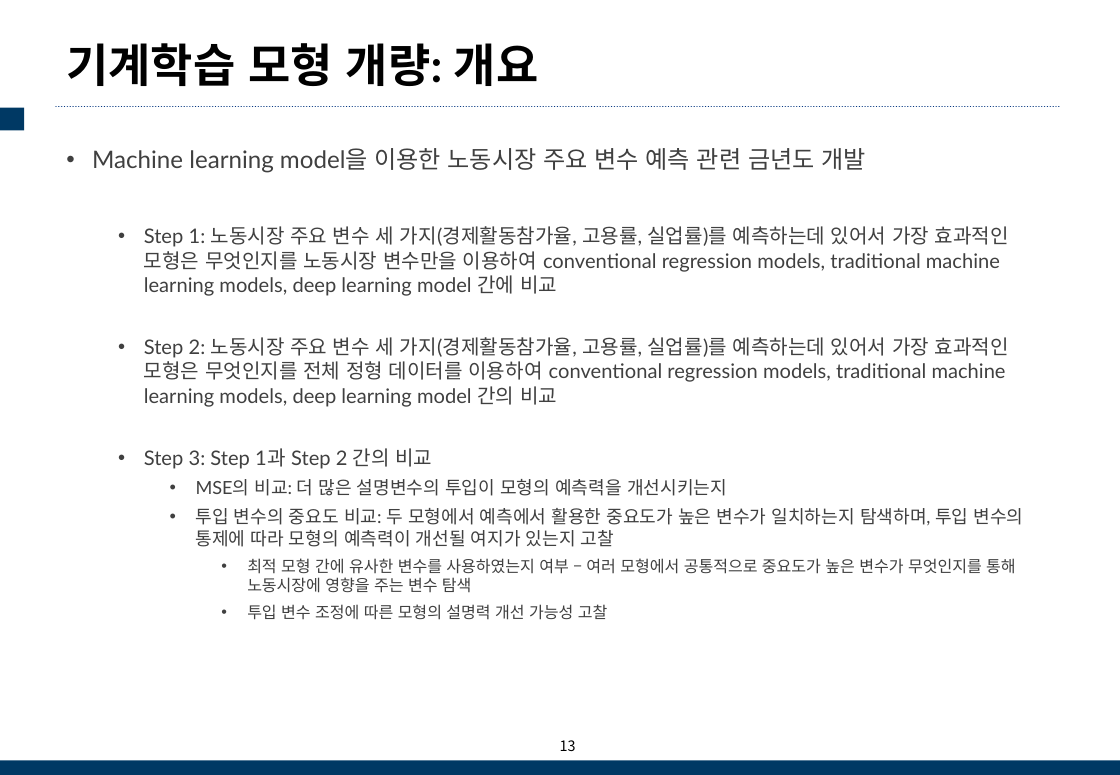
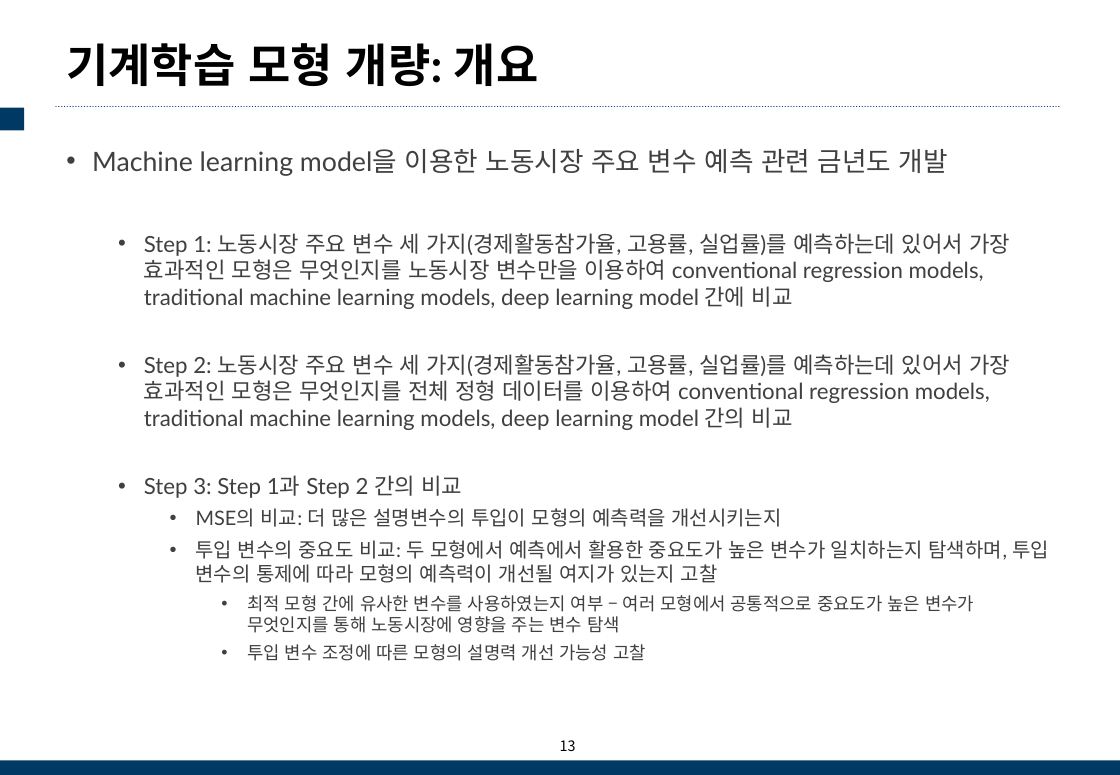
Before and after one commit to shinkangecon/ETRImeeting, a slide deck: slide 13 of (1130) KLI 연구성과 및 차년도업무협의 발표자료.pptx. Drawn at 1120x775 pixels with LibreOffice and Linux fonts; fonts in the diff are those of the drawing; background and template pictures are left out. Boxes give left, top, right and bottom in pixels: in the first picture for what was removed or moved away, otherwise in the second. Text is boxed around its words. In the diff, an @@ line names an element or a change of style, - is before the commit and + after.

```diff
--- a/(1130) KLI 연구성과 및 차년도업무협의 발표자료.pptx
+++ b/(1130) KLI 연구성과 및 차년도업무협의 발표자료.pptx
@@ text "Machine learning model을 이용한 노동시장 ..." at (92, 149, 1049, 661): size 16.8 to 18.6 pt in "Machine learning model을 이용한 노동시장 주요 변수 ..."; size 14 to 15.5 pt in "Step 1: 노동시장 주요 변수 세 가지(경제활동참가율, ...", "Step 2: 노동시장 주요 변수 세 가지(경제활동참가율, ...", "Step 3: Step 1과 Step 2 간의 ..."; size 12.6 to 13.9 pt in "MSE의 비교: 더 많은 설명변수의 투입이 모형의 ...", "투입 변수의 중요도 비교: 두 모형에서 예측에서 ..."; size 11.2 to 12.4 pt in "최적 모형 간에 유사한 변수를 사용하였는지 여부 ...", "투입 변수 조정에 따른 모형의 설명력 개선 ..." @@
```
Also in this commit, not shown: 5 other slides changed.
